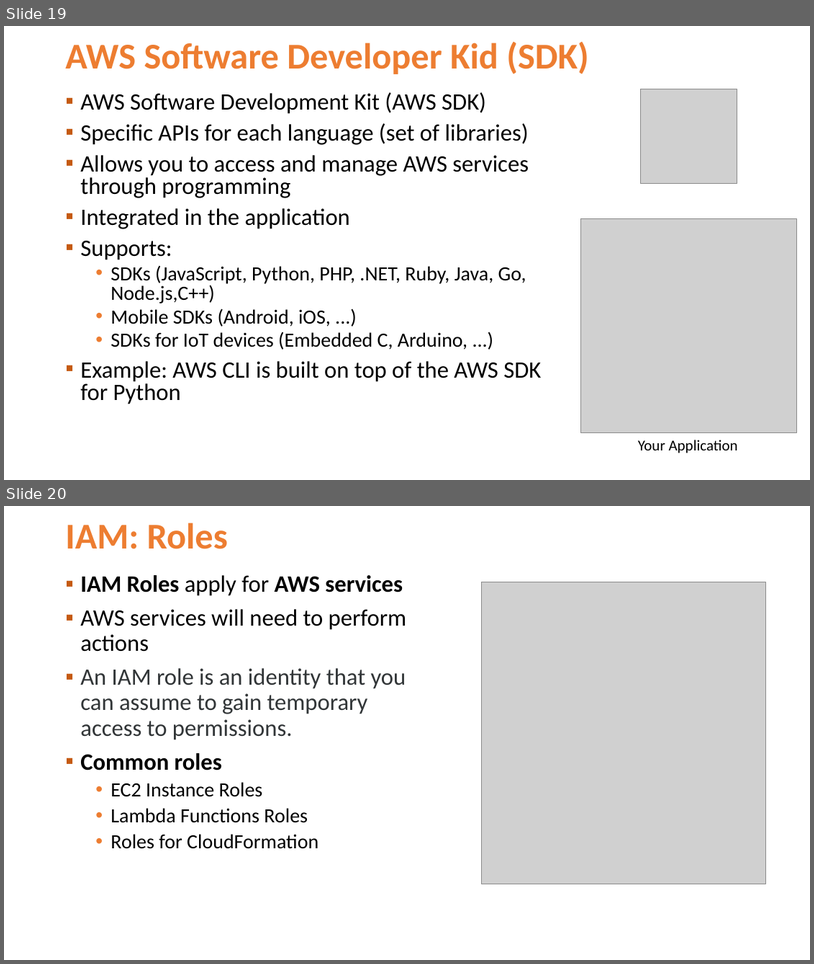
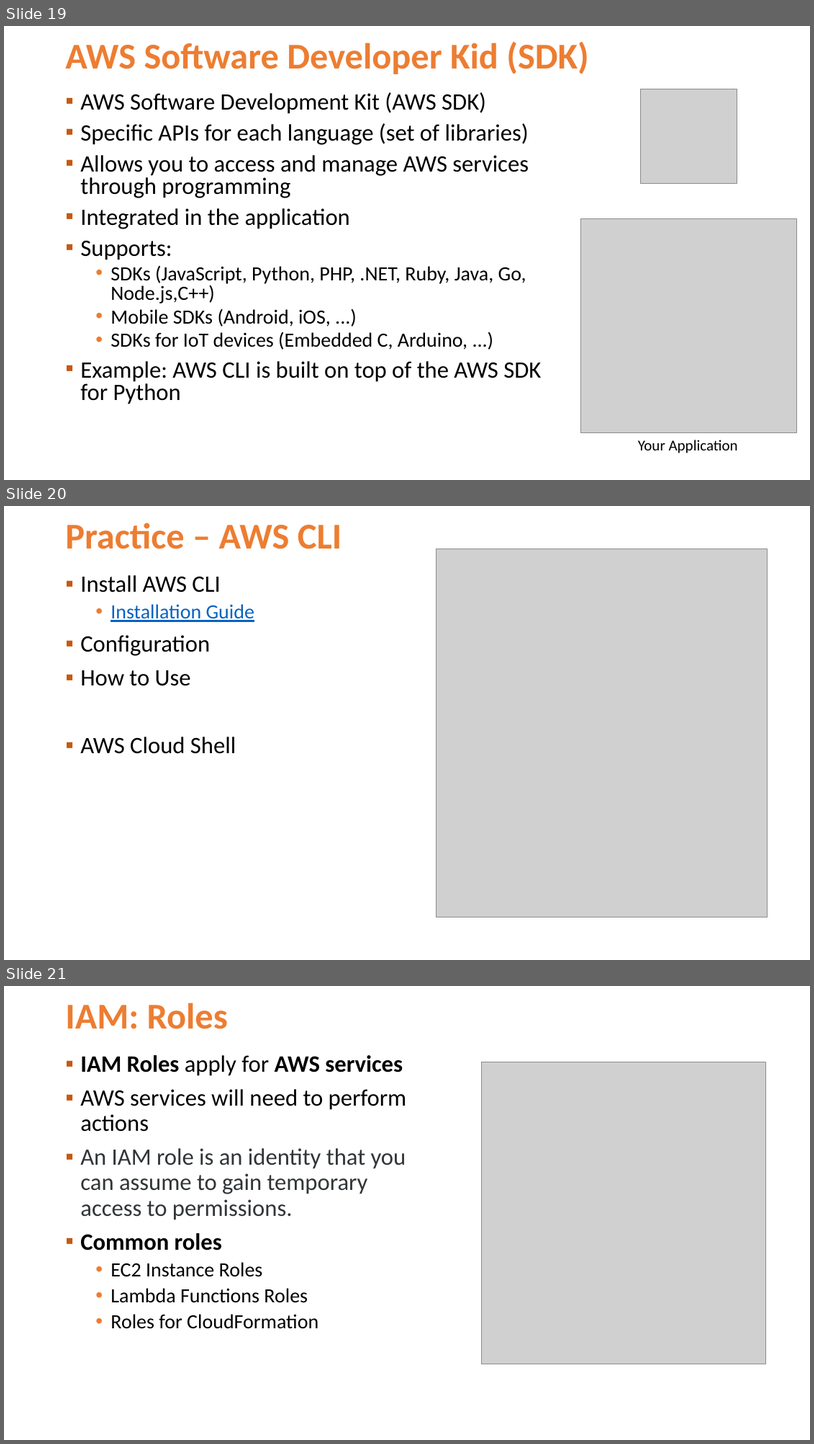
Before and after one commit to Jucer74/ArchitectureMaster, a slide deck: Classes/04-IAM-IdentityandAccessManagement/ArchitectureMaster-04-IAM-IdentityandAccessManagement.pptx. Shown one above the other, each under a label of ours: slides 19 and 20 before the commit, slides 19, 20 and 21 after it. The pictures are 814x964 and 814x1444 pixels, drawn with LibreOffice and Linux fonts; fonts in the diff are those of the drawing; grey boxes stand for pictures; background and template pictures are left out. Boxes give left, top, right and bottom in pixels: in the first picture for what was removed or moved away, otherwise in the second. Text is boxed around its words. In the diff, an @@ line names an element or a change of style, - is before the commit and + after.

```diff
--- a/Classes/04-IAM-IdentityandAccessManagement/ArchitectureMaster-04-IAM-IdentityandAccessManagement.pptx
+++ b/Classes/04-IAM-IdentityandAccessManagement/ArchitectureMaster-04-IAM-IdentityandAccessManagement.pptx
@@ slide 20 added at (x1=4, y1=506, x2=810, y2=960), background #FFFFFF @@
@@ title added at (x1=65, y1=523, x2=342, y2=549), 43.2 pt, text #ED7D31, bold @@
+Practice – AWS CLI
@@ picture added at (x1=437, y1=548, x2=767, y2=917) @@
@@ text added at (x1=80, y1=575, x2=255, y2=754), 28 pt, text #000000 @@
+▪ Install AWS CLI
+  • Installation Guide
+▪ Configuration
+▪ How to Use
+▪ AWS Cloud Shell
@@ what was slide 20 is now slide 21 @@
```
Also in this commit, not shown: 2 other slides added.
